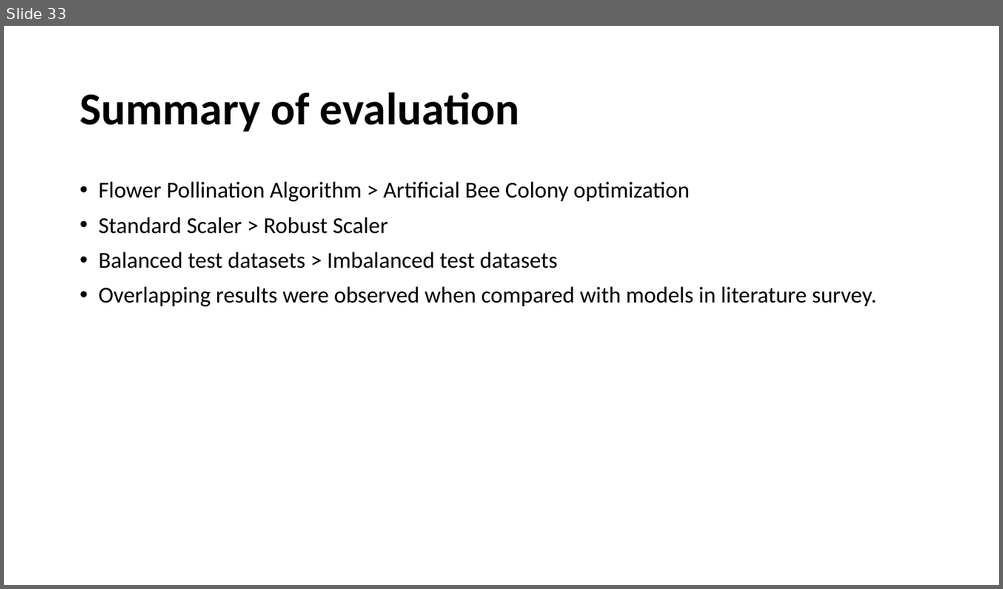
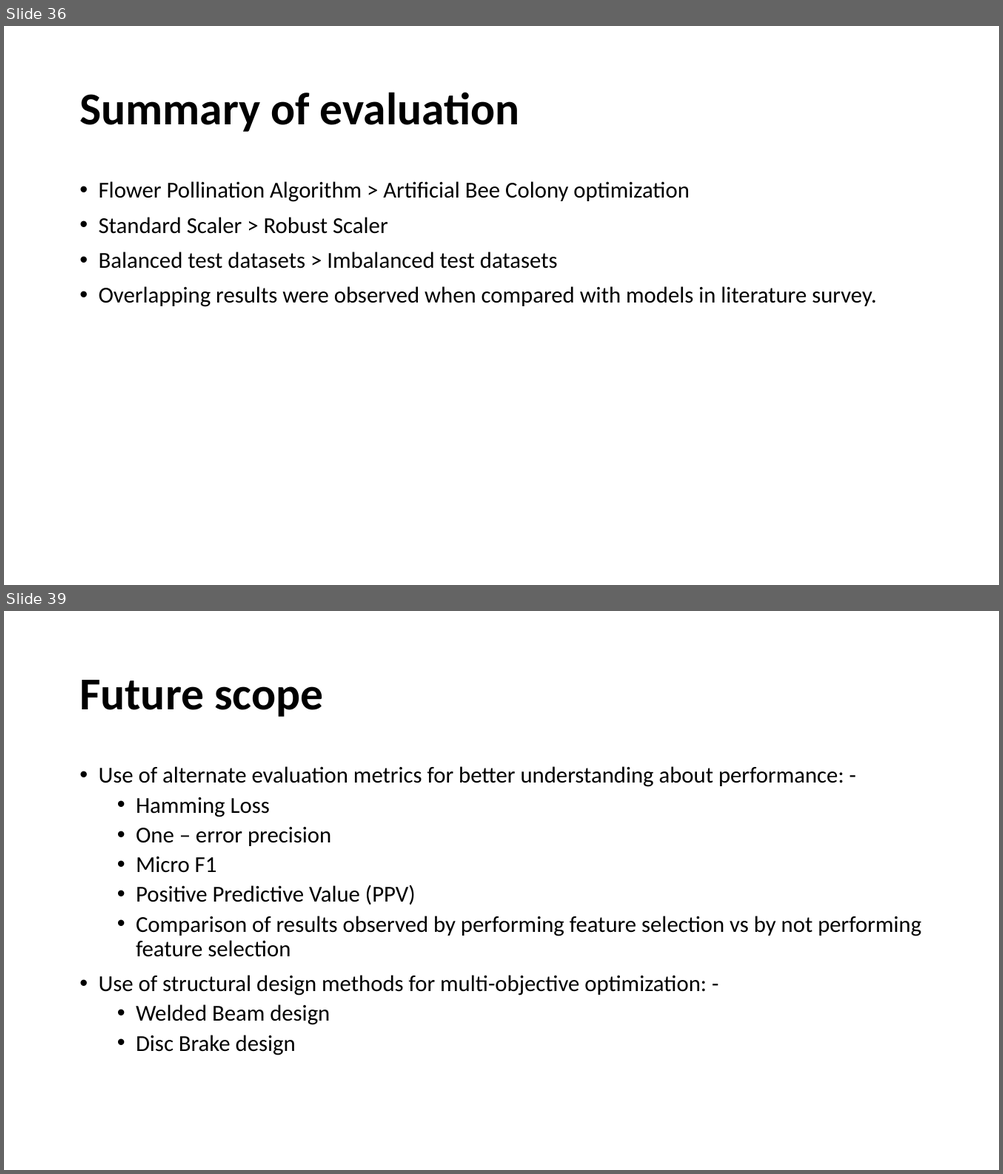
Before and after one commit to taruchit/BITS_dissertation, a slide deck: Documentation/Final_document/To Establish Baseline for Threat Detection.pptx. Shown one above the other, each under a label of ours: slide 33 before the commit, slides 36 and 39 after it; the slides between them are not shown. The pictures are 1003x589 and 1003x1174 pixels, drawn with LibreOffice and Linux fonts; fonts in the diff are those of the drawing. Boxes give left, top, right and bottom in pixels: in the first picture for what was removed or moved away, otherwise in the second. Text is boxed around its words. In the diff, an @@ line names an element or a change of style, - is before the commit and + after.

```diff
--- a/Documentation/Final_document/To Establish Baseline for Threat Detection.pptx
+++ b/Documentation/Final_document/To Establish Baseline for Threat Detection.pptx
@@ slide 39 added at (4,611,999,1170), background #FFFFFF @@
@@ title added at (79,680,323,717), 44 pt, text #000000, bold @@
+Future scope
@@ text added at (99,766,921,1056), 22 pt, text #000000 @@
+• Use of alternate evaluation metrics for better understanding about performance: -
+  • Hamming Loss
+  • One – error precision
+  • Micro F1
+  • Positive Predictive Value (PPV)
+  • Comparison of results observed by performing feature selection vs by not performing feature selection
+• Use of structural design methods for multi-objective optimization: -
+  • Welded Beam design
+  • Disc Brake design
@@ what was slide 33 is now slide 36 @@
```
Also in this commit, not shown: 6 slides changed, 44 other slides added.
